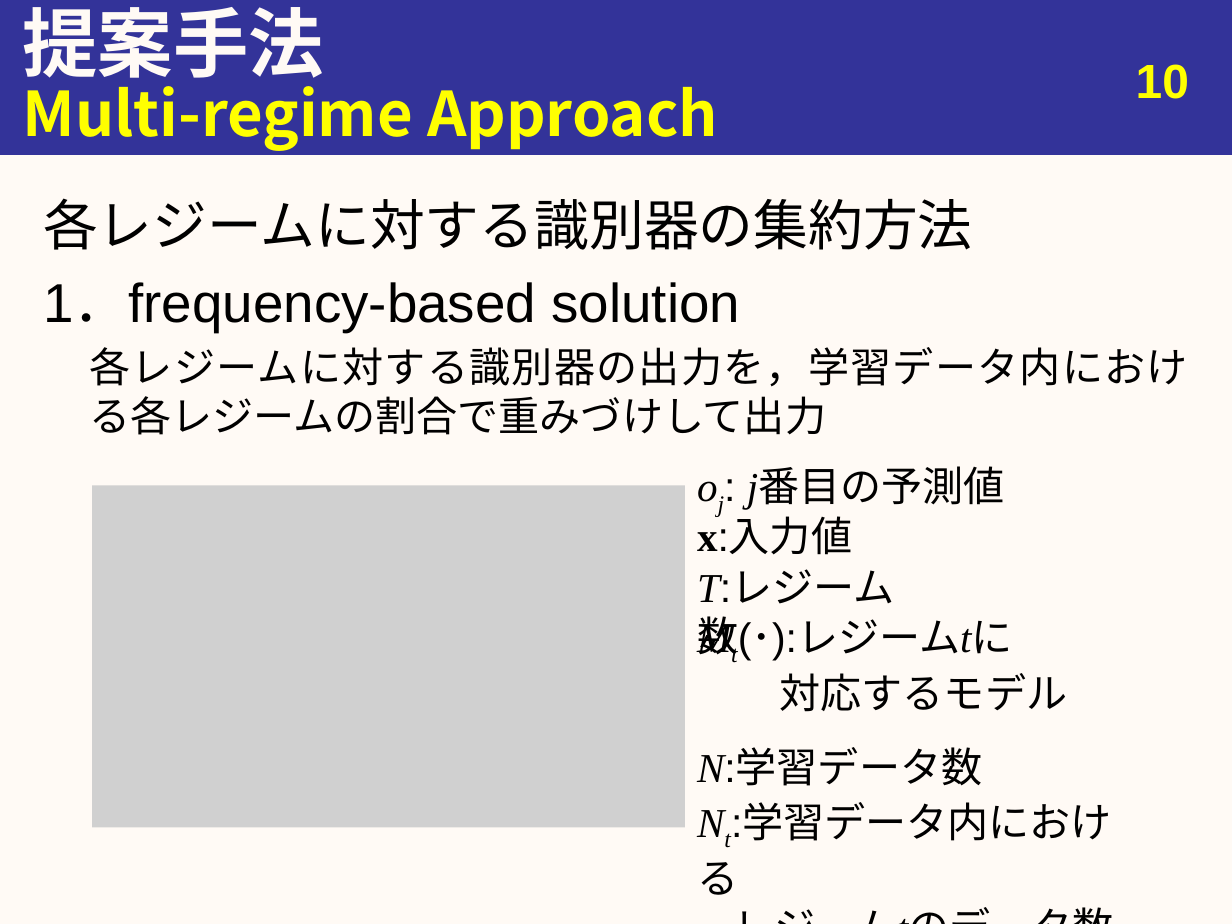
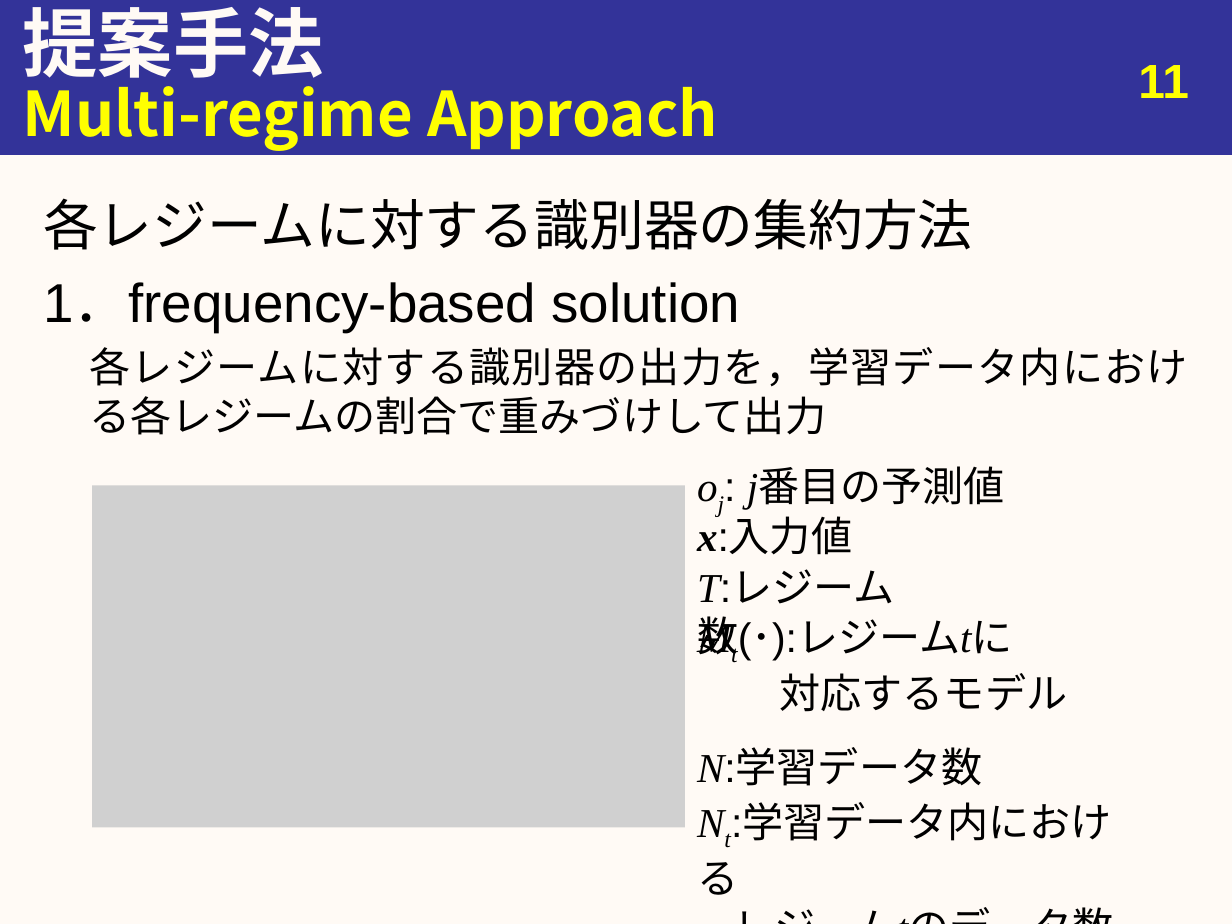
Before and after one commit to youle921/Slide-maintain, a slide deck: slide 11 of slide_0527/20190527_urita_eng.pptx (slide 10 before the commit). Drawn at 1232x924 pixels with LibreOffice and Linux fonts; fonts in the diff are those of the drawing; grey boxes stand for pictures. Boxes give left, top, right and bottom in pixels: in the first picture for what was removed or moved away, otherwise in the second. Text is boxed around its words. In the diff, an @@ line names an element or a change of style, - is before the commit and + after.

```diff
--- a/slide_0527/20190527_urita_eng.pptx
+++ b/slide_0527/20190527_urita_eng.pptx
@@ page number at bbox=[1138, 65, 1189, 98]: text changed @@
-10
+11
@@ text "x:入力値" at bbox=[697, 519, 852, 555]: italic on in "x:入力値" @@
```
Also in this commit, not shown: 2 other slides changed, 2 slides added, 6 other files.
